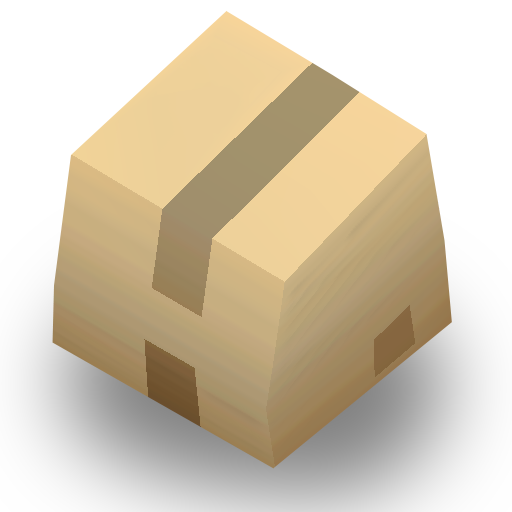
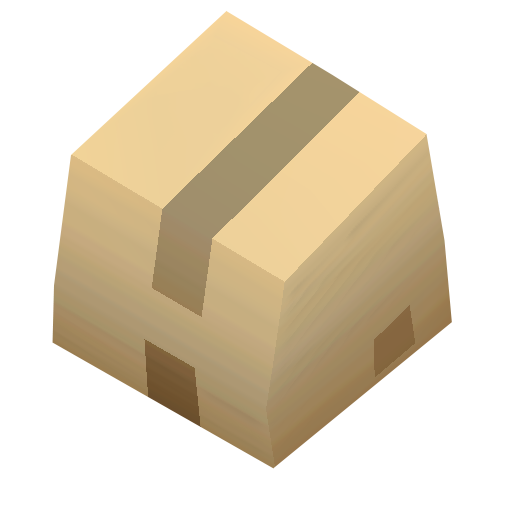
Before/after of a 512 x 512 layered artwork. What changed in the layer stack:
hid "Layer 2" over [0,243,512,512]
